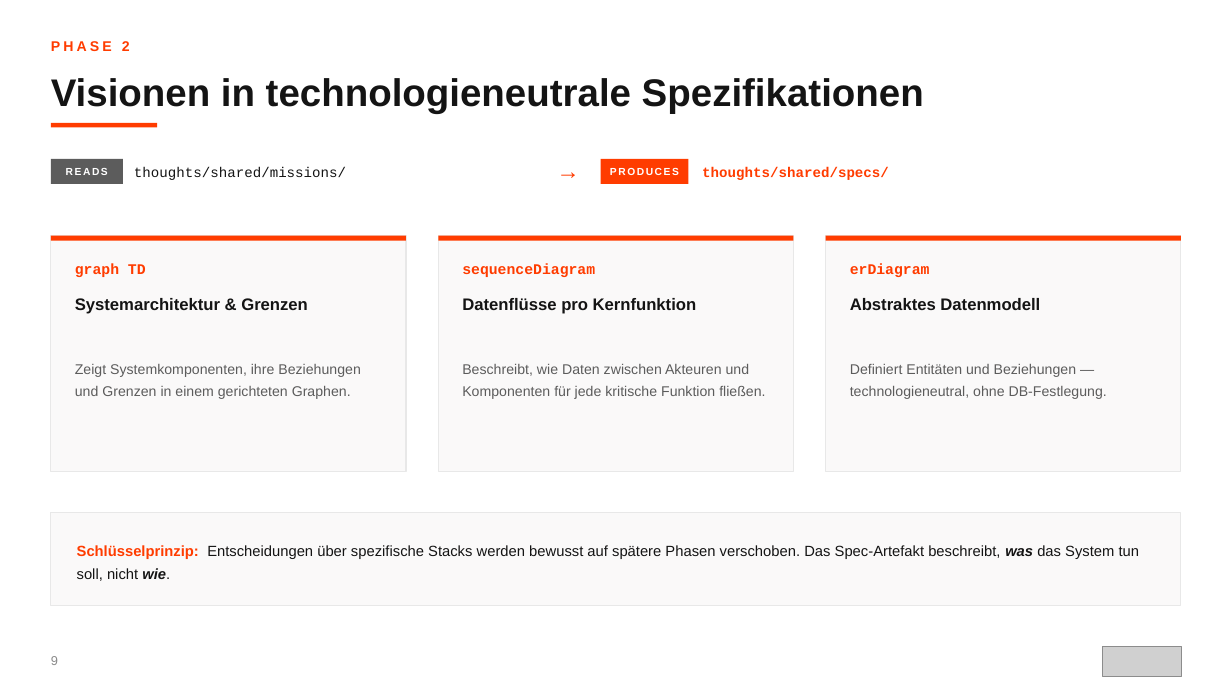
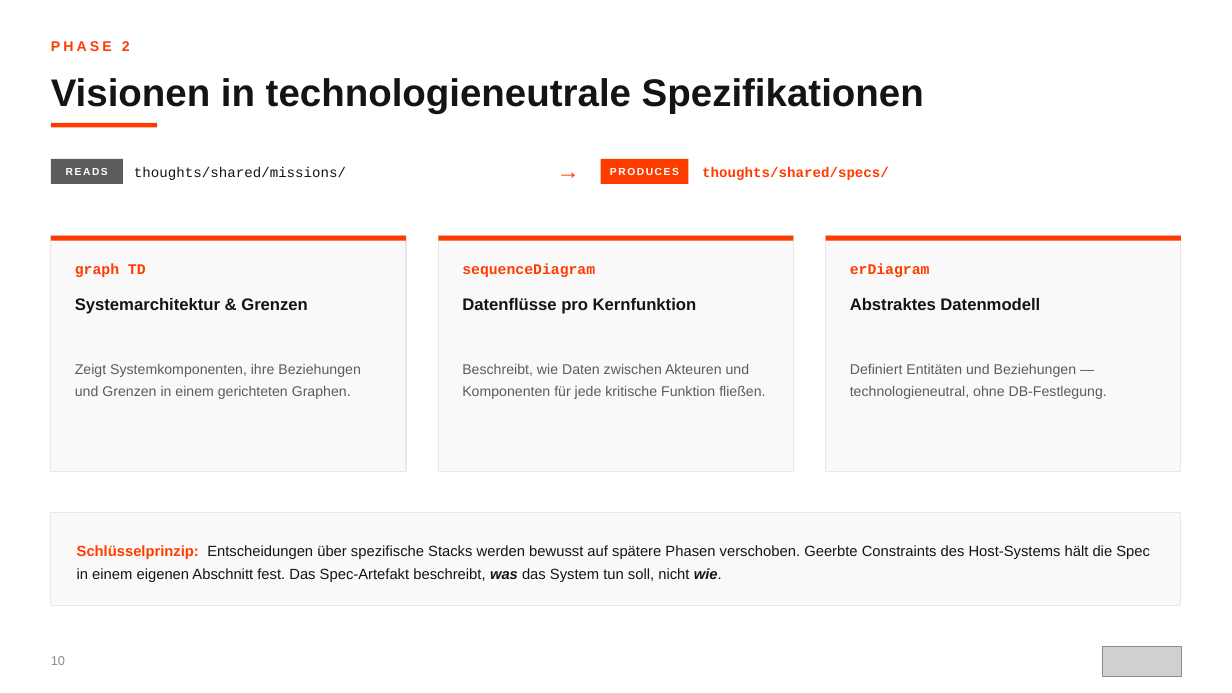
Before and after one commit to scameronde/rpi-qpi, a slide deck: slide 10 of presentation/ORBIT.pptx (slide 9 before the commit). Drawn at 1232x693 pixels with LibreOffice and Linux fonts; fonts in the diff are those of the drawing; grey boxes stand for pictures. Boxes give left, top, right and bottom in pixels: in the first picture for what was removed or moved away, otherwise in the second. Text is boxed around its words. In the diff, an @@ line names an element or a change of style, - is before the commit and + after.

```diff
--- a/presentation/ORBIT.pptx
+++ b/presentation/ORBIT.pptx
@@ text in rectangle at (77,545,1150,582): text changed @@
-Schlüsselprinzip: Entscheidungen über spezifische Stacks werden bewusst auf spätere Phasen verschoben. Das Spec-Artefakt beschreibt, was das System tun soll, nicht wie.
+Schlüsselprinzip: Entscheidungen über spezifische Stacks werden bewusst auf spätere Phasen verschoben. Geerbte Constraints des Host-Systems hält die Spec in einem eigenen Abschnitt fest. Das Spec-Artefakt beschreibt, was das System tun soll, nicht wie.
@@ text at (51,656,65,665): text changed @@
-9
+10
```
Also in this commit, not shown: 18 other slides changed, 2 slides added.
